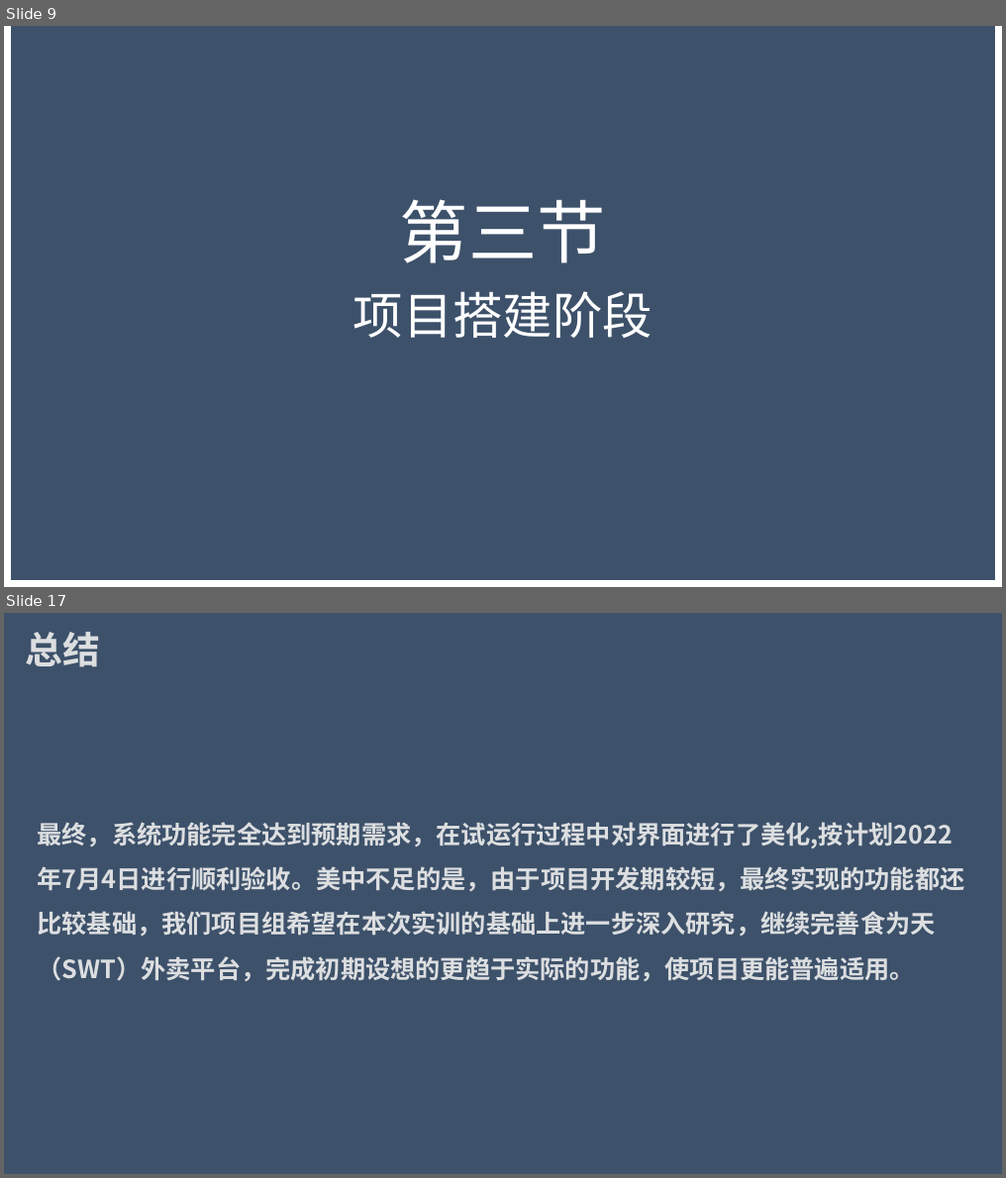
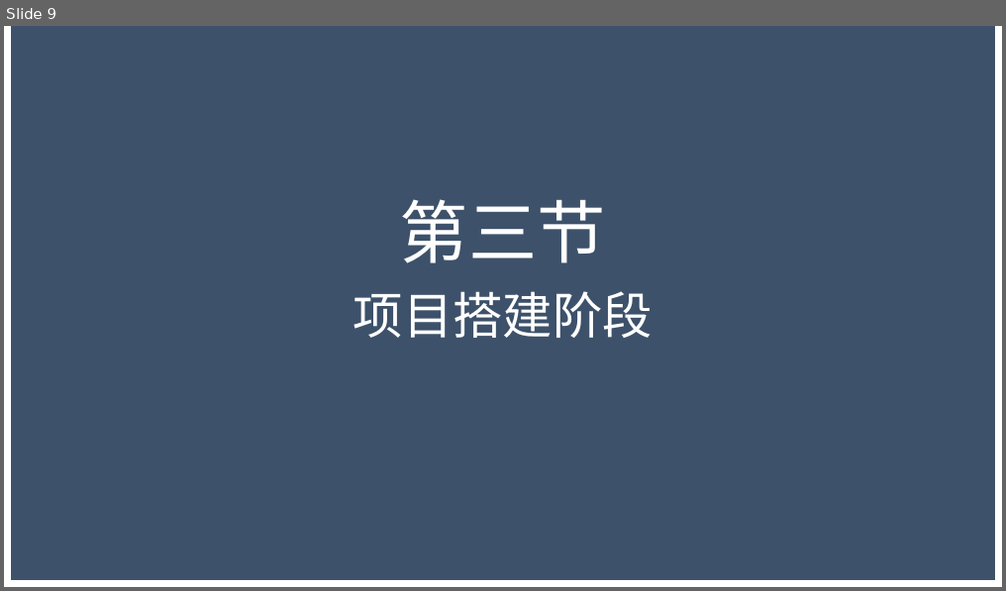
Before and after one commit to Wangzt670/swt, a slide deck: 项目待交付工件/D结项阶段/2.项目答辩.pptx. Shown one above the other, each under a label of ours: slides 9 and 17 before the commit, slide 9 after it; the slides between them are not shown. The pictures are 1006x1178 and 1006x591 pixels, drawn with LibreOffice and Linux fonts; fonts in the diff are those of the drawing; background and template pictures are left out; a plain dark background stands for a picture behind light text. Boxes give left, top, right and bottom in pixels: in the first picture for what was removed or moved away, otherwise in the second. Text is boxed around its words. In the diff, an @@ line names an element or a change of style, - is before the commit and + after.

```diff
--- a/项目待交付工件/D结项阶段/2.项目答辩.pptx
+++ b/项目待交付工件/D结项阶段/2.项目答辩.pptx
@@ slide 17 removed at <box>4,613,1002,1174</box>, background #FFFFFF; not listed: 1 template element that a slide beside it also shows @@
@@ text removed at <box>26,632,101,667</box> @@
-总结
@@ text removed at <box>38,822,965,981</box> @@
-最终，系统功能完全达到预期需求，在试运行过程中对界面进行了美化,按计划2022年7月4日进行顺利验收。美中不足的是，由于项目开发期较短，最终实现的功能都还比较基础，我们项目组希望在本次实训的基础上进一步深入研究，继续完善食为天（SWT）外卖平台，完成初期设想的更趋于实际的功能，使项目更能普遍适用。
```
Also in this commit, not shown: 7 slides changed, 14 slides added, 3 other slides removed.
